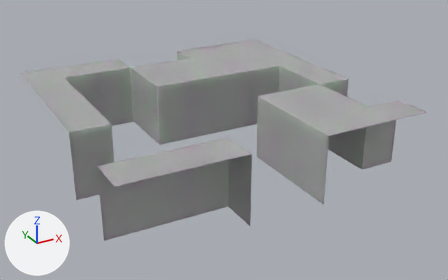
An edit to the Blender file Assets/Blender/tileset_blends/tileset_pillar.blend, drawn before and after from the same camera.
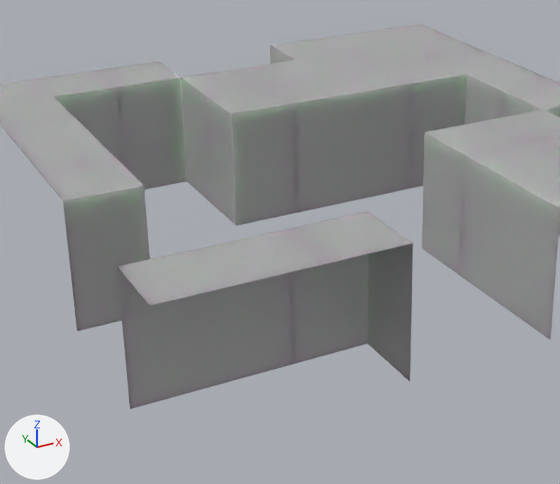
There are two pictures of each version: one whole from a camera (50 mm lens) standing at (-7.23, -14.07, 6.21) and looking at (0.25, -0.47, -0.59), one close up on the part from 8% to 73% of the width and 10% to 100% of the height. The lights are fixed; the arrows at lower left show +X, +Y and +Z.

Script lines for the objects in view, before the commit:
```python
me_row0col2mesh = bpy.data.meshes.new('Row0Col2Mesh')
me_row0col2mesh.from_pydata(...)  # 7 vertices, 3 faces; spans x -1.0..0.0, y -1.0..0.0, z -1.0..0.75
me_row0col2mesh.materials.append(mat_tilesetmaterial1)  # grey #acacac
# before: 0 (0.0, 0.0, 0.75) at pixel (368, 211), 1 (0.0, -1.0, -1.0) at pixel (410, 381), 2 (0.0, 0.0, -1.0) at pixel (367, 343), 3 (0.0, -1.0, 0.75) at pixel (412, 243), 4 (-1.0, 0.0, -1.0) at pixel (293, 363)
# before: 5 (-1.0, -1.0, 0.75) at pixel (331, 262), 6 (-1.0, 0.0, 0.75) at pixel (289, 228)
me_row1col1mesh = bpy.data.meshes.new('Row1Col1Mesh')
me_row1col1mesh.from_pydata(...)  # 7 vertices, 3 faces; spans x 0.0..1.0, y -1.0..0.0, z -1.0..0.75
me_row1col1mesh.materials.append(mat_tilesetmaterial1)  # grey #acacac
# before: 0 (0.0, 0.0, 0.75) at pixel (424, 132), 1 (0.0, 0.0, -1.0) at pixel (421, 248), 2 (1.0, 0.0, -1.0), 3 (1.0, 0.0, 0.75) at pixel (485, 120), 4 (1.0, -1.0, 0.75) at pixel (527, 142)
# before: 5 (0.0, -1.0, -1.0) at pixel (460, 275), 6 (0.0, -1.0, 0.75) at pixel (465, 154)
me_row1col3mesh = bpy.data.meshes.new('Row1Col3Mesh')
me_row1col3mesh.from_pydata(...)  # 7 vertices, 3 faces; spans x -1.0..0.0, y 0.0..1.0, z -1.0..0.75
me_row1col3mesh.materials.append(mat_tilesetmaterial1)  # grey #acacac
# before: 0 (0.0, 0.0, 0.75) at pixel (144, 185), 1 (0.0, 0.0, -1.0), 2 (-1.0, 0.0, -1.0) at pixel (77, 331), 3 (-1.0, 0.0, 0.75) at pixel (62, 201), 4 (0.0, 1.0, -1.0)
# before: 5 (-1.0, 1.0, 0.75) at pixel (40, 173), 6 (0.0, 1.0, 0.75) at pixel (117, 159)
me_row2col2mesh = bpy.data.meshes.new('Row2Col2Mesh')
me_row2col2mesh.from_pydata(...)  # 7 vertices, 3 faces; spans x 0.0..1.0, y 0.0..1.0, z -1.0..0.75
me_row2col2mesh.materials.append(mat_tilesetmaterial1)  # grey #acacac
# before: 0 (0.0, 0.0, 0.75) at pixel (231, 113), 1 (0.0, 0.0, -1.0) at pixel (236, 225), 2 (1.0, 1.0, 0.75) at pixel (265, 85), 3 (1.0, 0.0, -1.0) at pixel (296, 212), 4 (1.0, 0.0, 0.75) at pixel (294, 103)
# before: 5 (0.0, 1.0, -1.0) at pixel (210, 202), 6 (0.0, 1.0, 0.75) at pixel (204, 94)
me_row3col3mesh = bpy.data.meshes.new('Row3Col3Mesh')
me_row3col3mesh.from_pydata(...)  # 13 vertices, 6 faces; spans x -1.0..1.0, y -1.0..1.0, z -1.0..0.76
me_row3col3mesh.materials.append(mat_tilesetmaterial1)  # grey #acacac
ob_row0col2shape = bpy.data.objects.new('Row0Col2Shape', me_row0col2mesh)
ob_row0col2shape.location = (-1.06, -3.06, 0.0)
ob_row1col1shape = bpy.data.objects.new('Row1Col1Shape', me_row1col1mesh)
ob_row1col1shape.location = (0.94, -1.06, 0.0)
ob_row1col3shape = bpy.data.objects.new('Row1Col3Shape', me_row1col3mesh)
ob_row1col3shape.location = (-3.06, -1.06, 0.0)
ob_row2col2shape = bpy.data.objects.new('Row2Col2Shape', me_row2col2mesh)
ob_row2col2shape.location = (-1.06, 0.94, 0.0)
ob_row3col3shape = bpy.data.objects.new('Row3Col3Shape', me_row3col3mesh)
ob_row3col3shape.location = (-3.06, 2.94, 0.0)
# also in view: 'Row2Col0Shape' at (2.94, 0.94, -0.13); 'Row0Col1Shape' at (1.44, -3.06, -0.13); 'Row2Col1Shape' at (0.94, 1.44, -0.13); 'Row2Col3Shape' at (-3.56, 0.94, -0.13); 'Row1Col0Shape' at (2.94, -1.06, -0.13)
```
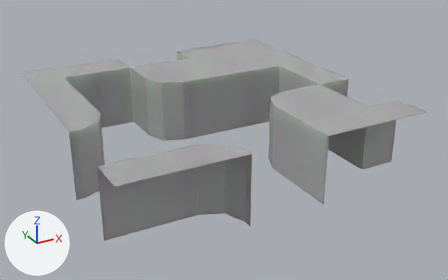
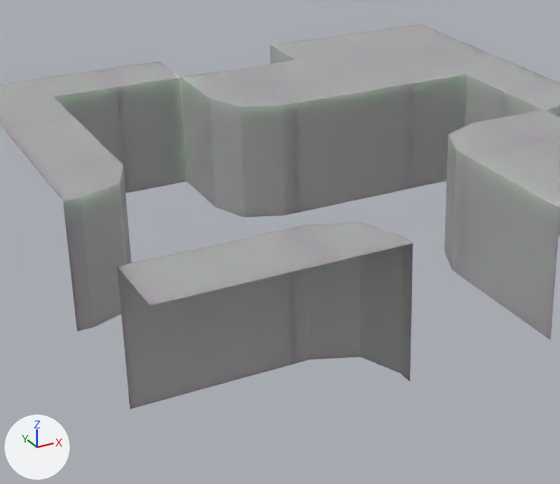
The change, as a list of edits to the scene's bpy script:
```text
Change me_row0col2mesh:
    where me_row0col2mesh.from_pydata(...)  # 7 vertices, 3 faces; spans x -1.0..0.0, y -1.0..0.0, z -1.0..0.75
    used by ob_row0col2shape; location = (-1.06, -3.06, 0.0)
    verts and faces of me_row0col2mesh; kept vertices keep their numbers, new ones are numbered from 7
    me_row0col2mesh part 1
    add delete_vertices([0, 2])  # with the faces that use them
    add verts[7] = (-0.79, 0.0, -1.0)  # pixel (309, 359)
    add verts[8] = (0.0, -0.79, -1.0)  # pixel (400, 373)
    add verts[9] = (-0.23, -0.23, -1.0)  # pixel (360, 356)
    add for new, old in zip([10, 11, 12], [7, 8, 9]): verts[new] = verts[old] + (0.0, 0.0, 1.75)
    add faces += [(3, 11, 12, 10, 6, 5), (1, 8, 11, 3), (8, 9, 12, 11), (7, 10, 12, 9), (4, 6, 10, 7)]
Change me_row1col1mesh:
    where me_row1col1mesh.from_pydata(...)  # 7 vertices, 3 faces; spans x 0.0..1.0, y -1.0..0.0, z -1.0..0.75
    used by ob_row1col1shape; location = (0.94, -1.06, 0.0)
    verts and faces of me_row1col1mesh; kept vertices keep their numbers, new ones are numbered from 7
    me_row1col1mesh part 2
    add delete_vertices([0, 1])  # with the faces that use them
    add verts[7] = (0.0, -0.79, -1.0)  # pixel (452, 269)
    add verts[8] = (0.79, 0.0, -1.0)
    add verts[9] = (0.23, -0.23, -1.0)  # pixel (444, 251)
    add for new, old in zip([10, 11, 12], [7, 8, 9]): verts[new] = verts[old] + (0.0, 0.0, 1.75)
    add faces += [(2, 8, 11, 3), (5, 6, 10, 7), (8, 9, 12, 11), (7, 10, 12, 9), (3, 11, 12, 10, 6, 4)]
Change me_row1col3mesh:
    where me_row1col3mesh.from_pydata(...)  # 7 vertices, 3 faces; spans x -1.0..0.0, y 0.0..1.0, z -1.0..0.75
    used by ob_row1col3shape; location = (-3.06, -1.06, 0.0)
    verts and faces of me_row1col3mesh; kept vertices keep their numbers, new ones are numbered from 7
    me_row1col3mesh part 3
    add delete_vertices([0, 1])  # with the faces that use them
    add verts[7] = (0.0, 0.79, -1.0)
    add verts[8] = (-0.79, 0.0, -1.0)  # pixel (93, 327)
    add verts[9] = (-0.23, 0.23, -1.0)
    add for new, old in zip([10, 11, 12], [7, 8, 9]): verts[new] = verts[old] + (0.0, 0.0, 1.75)
    add faces += [(2, 8, 11, 3), (4, 6, 10, 7), (8, 9, 12, 11), (7, 10, 12, 9), (3, 11, 12, 10, 6, 5)]
Change me_row2col2mesh:
    where me_row2col2mesh.from_pydata(...)  # 7 vertices, 3 faces; spans x 0.0..1.0, y 0.0..1.0, z -1.0..0.75
    used by ob_row2col2shape; location = (-1.06, 0.94, 0.0)
    verts and faces of me_row2col2mesh; kept vertices keep their numbers, new ones are numbered from 7
    me_row2col2mesh part 4
    add delete_vertices([0, 1])  # with the faces that use them
    add verts[7] = (0.79, 0.0, -1.0)  # pixel (284, 215)
    add verts[8] = (0.0, 0.79, -1.0)  # pixel (215, 207)
    add verts[9] = (0.23, 0.23, -1.0)  # pixel (244, 217)
    add for new, old in zip([10, 11, 12], [7, 8, 9]): verts[new] = verts[old] + (0.0, 0.0, 1.75)
    add faces += [(5, 8, 11, 6), (3, 4, 10, 7), (8, 9, 12, 11), (7, 10, 12, 9), (2, 6, 11, 12, 10, 4)]
```

Changed parts and their boxes [x1, y1, x2, y2] in the close-ups (560 x 484 px):
'Row0Col2Shape', reshaped (6% shorter)
    before: [290, 211, 413, 381]
    after: [290, 222, 413, 381]
'Row2Col2Shape', reshaped (6% shorter)
    before: [205, 85, 297, 226]
    after: [205, 85, 297, 217]
'Row1Col3Shape', reshaped (16% narrower)
    before: [41, 160, 150, 331]
    after: [41, 160, 132, 331]
'Row1Col1Shape', reshaped (21% narrower)
    before: [422, 121, 527, 276]
    after: [444, 121, 527, 276]
